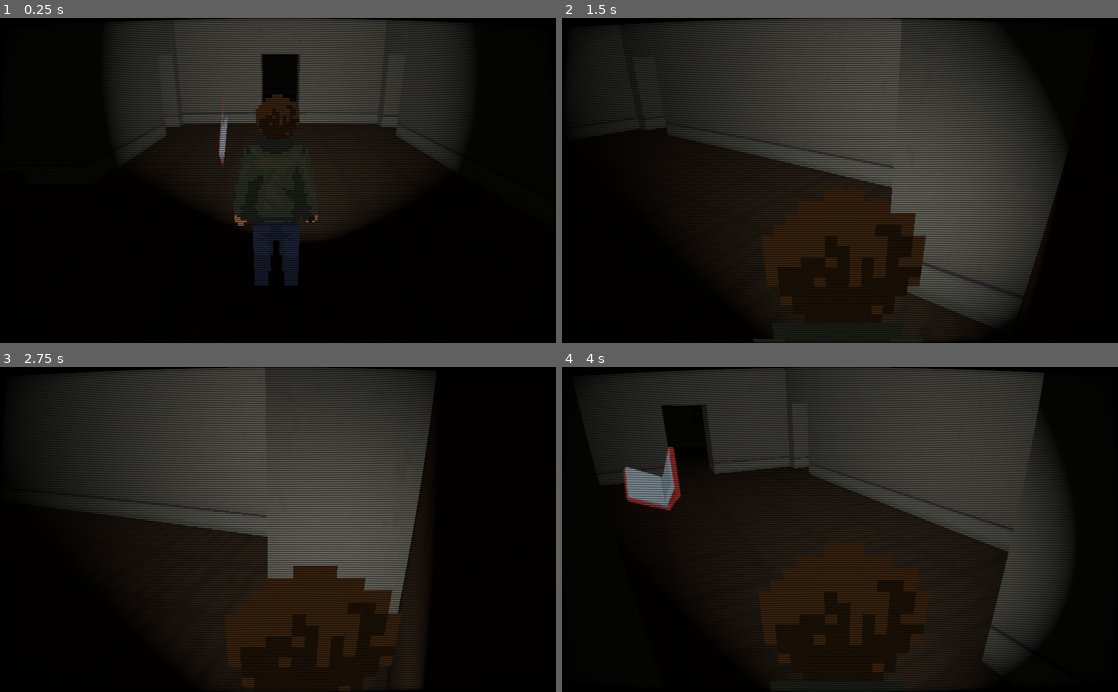
Above: before the commit, frames 1-4 (two rows, left to right).
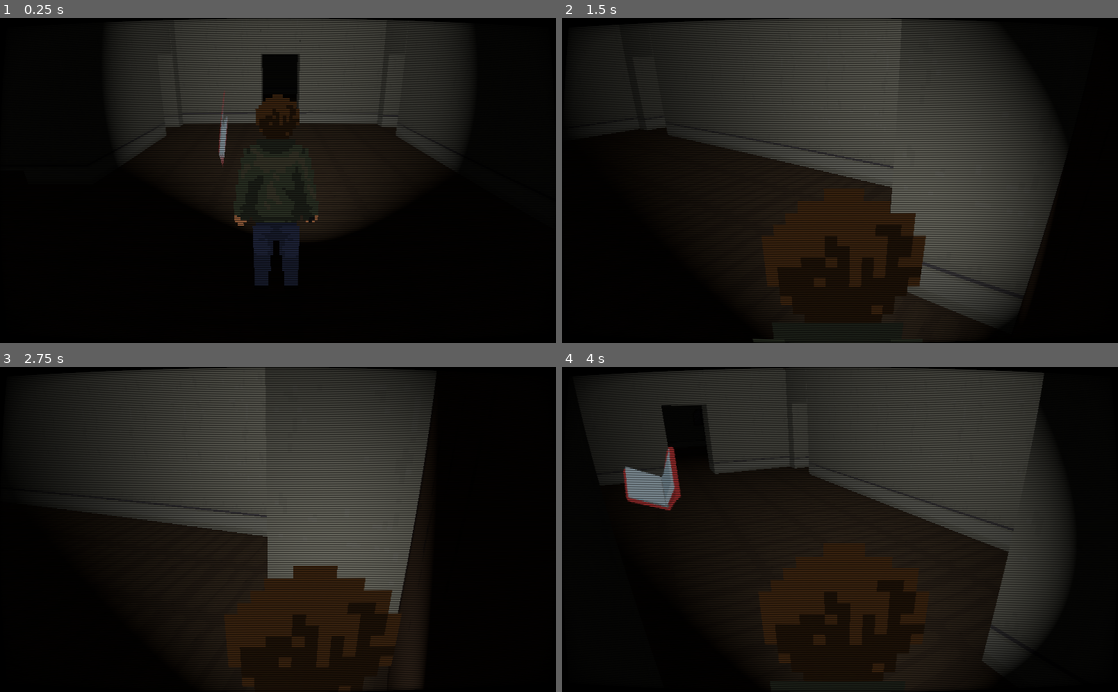
Above: after the commit, the same moments.

Repository: Rumari/GGJ-2021
Game: Godot game, scene res://levels/exploration/exploration.tscn
Two runs of this game, one before a commit and one after it. Both use one fixed random seed, a clock stepped at 60 frames per second and the inputs below.
Inputs:
- Up to frame 1 (0.25 s): no input
- Up to frame 2 (1.5 s): tap Enter (confirm) at 0.5, 1.35 s; hold D (right) 0.53-1.28 s; hold S (behind) 0.53-1.28 s; hold A (left) from 1.28 s (still down)
- Up to frame 3 (2.75 s): release A (left) at 2.03 s; hold D (right) from 2.03 s (still down); hold S (behind) from 2.03 s (still down)
- Up to frame 4 (4 s): release D (right) at 2.78 s; release S (behind) at 2.78 s; hold W (forward) 2.78-3.53 s; tap Enter (confirm) at 2.85 s; hold A (left) from 3.53 s (still down); hold S (behind) from 3.53 s (still down)

The runs differ from the first frame. In frame 1, less than 0.1% of the frame differs, in the area x 0-100%, y 0-100%; in frame 2, less than 0.1%; in frame 3, less than 0.1%; in frame 4, less than 0.1%.

Commit message:
glitcher shader only works when close to memory

Diff:
--- a/levels/exploration/exploration.tscn
+++ b/levels/exploration/exploration.tscn
@@ -22,7 +22,7 @@
 [sub_resource type="ShaderMaterial" id=3]
 shader = ExtResource( 9 )
 shader_param/shake_power = 0.03
-shader_param/shake_rate = 0.001
+shader_param/shake_rate = 0.2
 shader_param/shake_speed = 5.0
 shader_param/shake_block_size = 30.5
 shader_param/shake_color_rate = 0.01
@@ -65,6 +65,7 @@
 layer = 2
 
 [node name="Glitch" type="ColorRect" parent="GlitchShader"]
+visible = false
 material = SubResource( 3 )
 anchor_right = 1.0
 anchor_bottom = 1.0
--- a/levels/exploration/interactable.gd
+++ b/levels/exploration/interactable.gd
@@ -5,6 +5,7 @@
 
 func _enter_tree():
 	get_parent().get_node("Label").hide()
+	get_parent().get_node("GlitchShader/Glitch").hide()
 
 func _process(delta):
 	$Sprite.rotate_y(delta * rot_speed)
@@ -17,5 +18,7 @@
 func show():
 	if len(get_overlapping_bodies()) > 0:
 		get_parent().get_node("Label").show()
+		get_parent().get_node("GlitchShader/Glitch").show()
 	else:
 		get_parent().get_node("Label").hide()
+		get_parent().get_node("GlitchShader/Glitch").hide()
